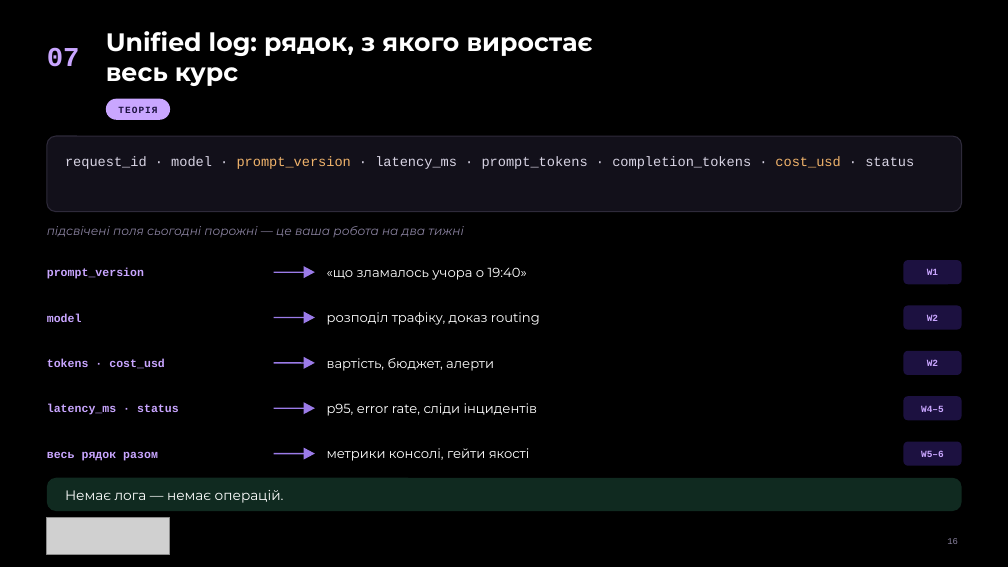
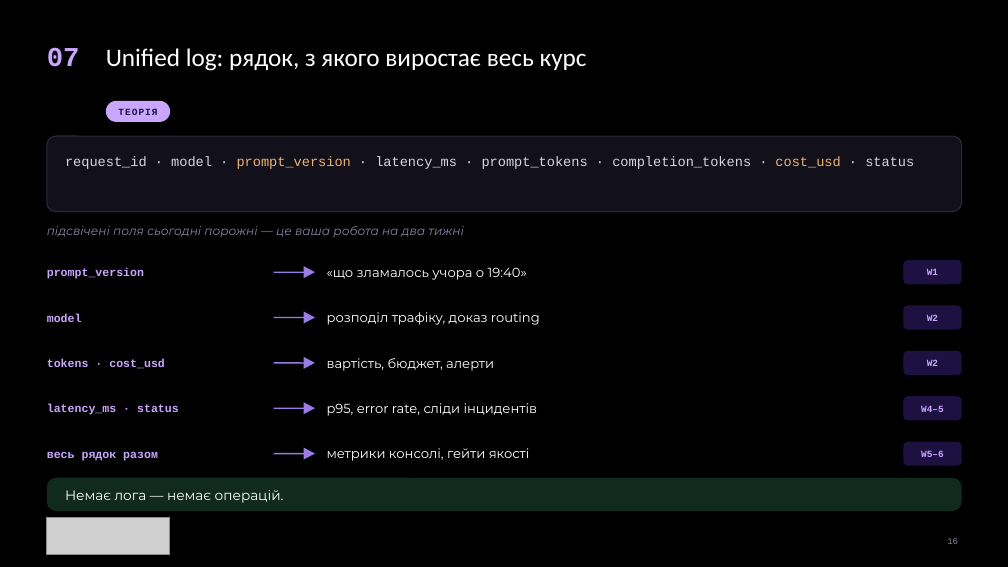
Before and after one commit to TarasFedorenkoFTV/llmops-bootcamp, a slide deck: slide 16 of docs/decks/L01.pptx. Drawn at 1008x567 pixels with LibreOffice and Linux fonts; fonts in the diff are those of the drawing; grey boxes stand for pictures; background and template pictures are left out. Boxes give left, top, right and bottom in pixels: in the first picture for what was removed or moved away, otherwise in the second. Text is boxed around its words. In the diff, an @@ line names an element or a change of style, - is before the commit and + after.

```diff
--- a/docs/decks/L01.pptx
+++ b/docs/decks/L01.pptx
@@ text "Unified log: рядок, з якого ..." at bbox=[106, 48, 587, 71]: font Montserrat to Calibri, bold off @@
```
Also in this commit, not shown: 23 other slides changed, 13 other files.
